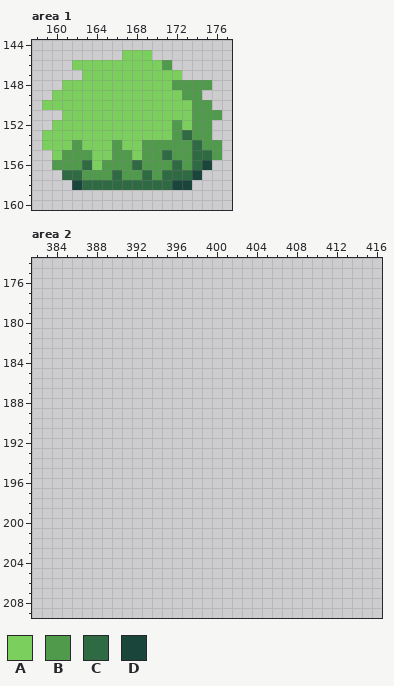
Two versions of one pixel-art file, Sprites/MC/Grasslands.aseprite. Above is the file before it was changed.
600x600 pixels, 1 frame. Shown: area 1: x 158..177, y 144..160; area 2: x 382..416, y 174..209. The commit also changed other parts of the picture, which this record leaves out.
Visible layers, top first: "border", "reference player2", "grasslands", "back".
Palette (. is transparent): A #7bcf5c  B #509b4b  C #2e6a42  D #1a453b
Pixels before, area 1, first column x 159:
145 ........AAA.......
146 ...AAAAAAAAAB.....
147 ....AAAAAAAAAA....
148 ..AAAAAAAAAAABBBB.
149 .AAAAAAAAAAAAABB..
150 AAAAAAAAAAAAAAABB.
151 ..AAAAAAAAAAAAABBB
152 .AAAAAAAAAAAABABB.
153 AAAAAAAAAAAAABCBB.
154 AAABAAABAABBBBBCBB
155 .ABBBAABBABBCBBCCB
156 .BBBCABBBCBBBCBCD.
157 ..CCBBBCBBCBCCCD..
158 ...DCCCCCCCCCDD...
New version:
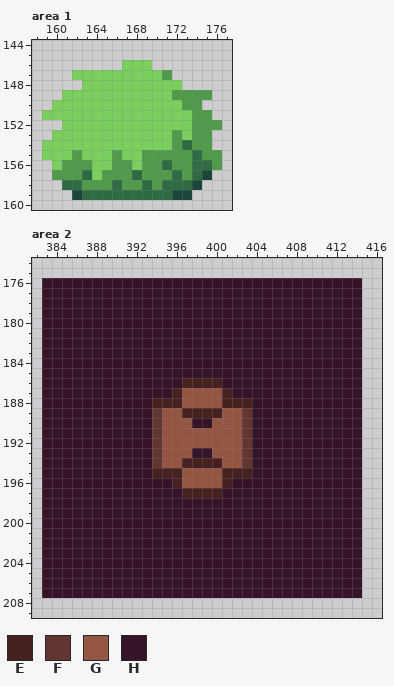
Colours new in this view: E #46211f  F #623530  G #945542  H #351428
Edits made:
Changed rows in their new state; - is an unchanged pixel.
Area 1, layer "grasslands":
first column x 159:
145 --------...-------
146 ---.....---..-----
147 ---A--------B.----
148 --..---------A...-
149 -.-----------B--B-
150 .-------------B-.-
151 AA---------------.
152 -.-----------A---B
153 .-------------A---
154 ---A---A--AAA-CB-.
155 A-A-A---A---B---B-
156 -A--B-A--A--CB--CB
157 -BBBCA-B-CB-B-BCD-
158 --CCBBB-BB-B-CCD--
159 ---DCCCCCCCCCDD---
Area 2, layer "grasslands":
first column x 383:
176 HHHHHHHHHHHHHHHHHHHHHHHHHHHHHHHH
177 HHHHHHHHHHHHHHHHHHHHHHHHHHHHHHHH
178 HHHHHHHHHHHHHHHHHHHHHHHHHHHHHHHH
179 HHHHHHHHHHHHHHHHHHHHHHHHHHHHHHHH
180 HHHHHHHHHHHHHHHHHHHHHHHHHHHHHHHH
181 HHHHHHHHHHHHHHHHHHHHHHHHHHHHHHHH
182 HHHHHHHHHHHHHHHHHHHHHHHHHHHHHHHH
183 HHHHHHHHHHHHHHHHHHHHHHHHHHHHHHHH
184 HHHHHHHHHHHHHHHHHHHHHHHHHHHHHHHH
185 HHHHHHHHHHHHHHHHHHHHHHHHHHHHHHHH
186 HHHHHHHHHHHHHHEEEEHHHHHHHHHHHHHH
187 HHHHHHHHHHHHHEGGGGEHHHHHHHHHHHHH
188 HHHHHHHHHHHEEEGGGGEEEHHHHHHHHHHH
189 HHHHHHHHHHHFGGEEEEGGFHHHHHHHHHHH
190 HHHHHHHHHHHFGGGHHGGGFHHHHHHHHHHH
191 HHHHHHHHHHHFGGGGGGGGFHHHHHHHHHHH
192 HHHHHHHHHHHFGGGGGGGGFHHHHHHHHHHH
193 HHHHHHHHHHHFGGGHHGGGFHHHHHHHHHHH
194 HHHHHHHHHHHFGGEEEEGGFHHHHHHHHHHH
195 HHHHHHHHHHHEEEGGGGEEEHHHHHHHHHHH
196 HHHHHHHHHHHHHEGGGGEHHHHHHHHHHHHH
197 HHHHHHHHHHHHHHEEEEHHHHHHHHHHHHHH
198 HHHHHHHHHHHHHHHHHHHHHHHHHHHHHHHH
199 HHHHHHHHHHHHHHHHHHHHHHHHHHHHHHHH
200 HHHHHHHHHHHHHHHHHHHHHHHHHHHHHHHH
201 HHHHHHHHHHHHHHHHHHHHHHHHHHHHHHHH
202 HHHHHHHHHHHHHHHHHHHHHHHHHHHHHHHH
203 HHHHHHHHHHHHHHHHHHHHHHHHHHHHHHHH
204 HHHHHHHHHHHHHHHHHHHHHHHHHHHHHHHH
205 HHHHHHHHHHHHHHHHHHHHHHHHHHHHHHHH
206 HHHHHHHHHHHHHHHHHHHHHHHHHHHHHHHH
207 HHHHHHHHHHHHHHHHHHHHHHHHHHHHHHHH
Pixel boxes of the changes (left, top, right, bottom) in both pictures:
changed: (42, 50, 222, 200)
added: (42, 278, 362, 598)
